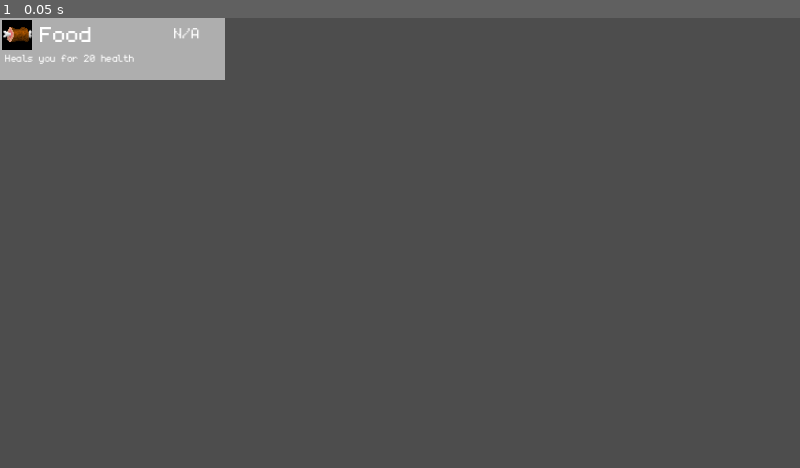
Above: before the commit, frame 1.
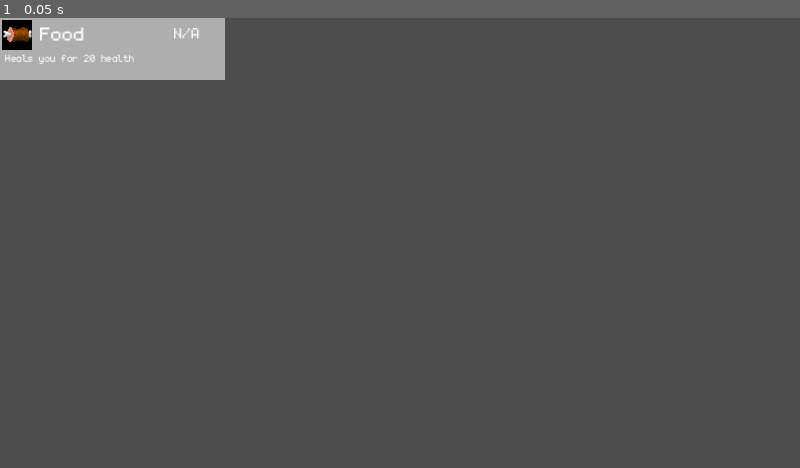
Above: after the commit, the same moment.

Repository: asuujx/andys-adventure
Game: Godot game, scene res://utility/item_option.tscn
Same seed, same stepped clock (60 frames per second), same inputs: the game is played once before the commit and once after it. This scene is started directly instead of the project's main scene.
Inputs:
- Up to frame 1 (0.05 s): no input

The runs differ from the first frame. In frame 1, less than 0.1% of the frame differs, in the area x 5-12%, y 2-6%.

Commit message:
Update font size in item_option

Diff:
--- a/utility/item_option.tscn
+++ b/utility/item_option.tscn
@@ -32,10 +32,11 @@
 [node name="lbl_name" type="Label" parent="."]
 layout_mode = 0
 offset_left = 32.0
+offset_top = 2.0
 offset_right = 76.0
-offset_bottom = 26.0
+offset_bottom = 28.0
 theme_override_fonts/font = ExtResource("3_q3jxh")
-theme_override_font_sizes/font_size = 28
+theme_override_font_sizes/font_size = 24
 text = "Name"
 
 [node name="lbl_description" type="Label" parent="."]
